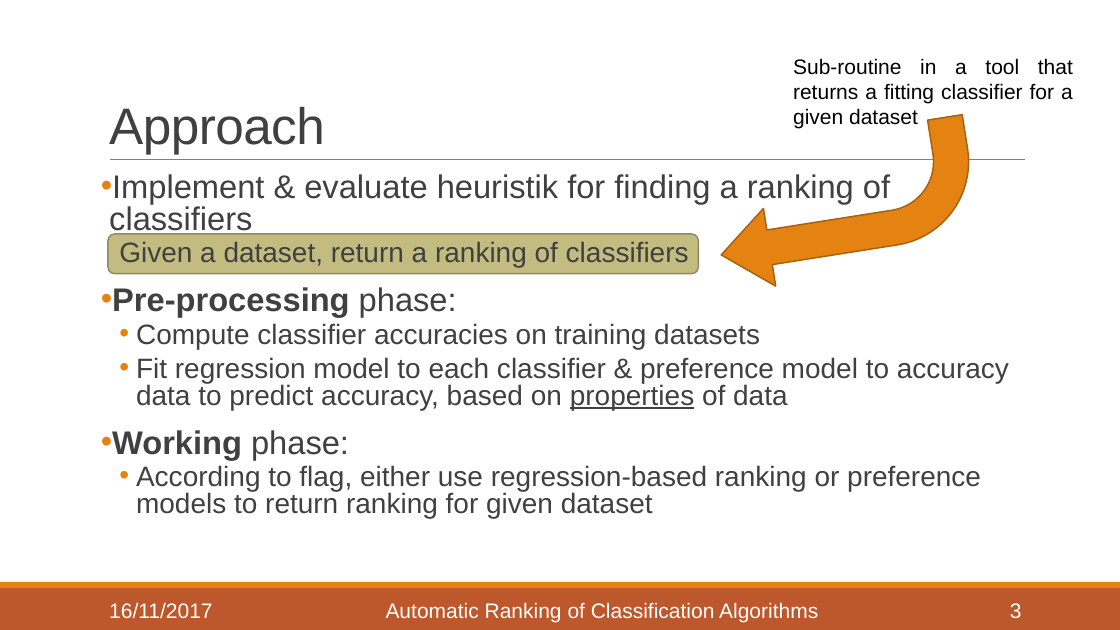
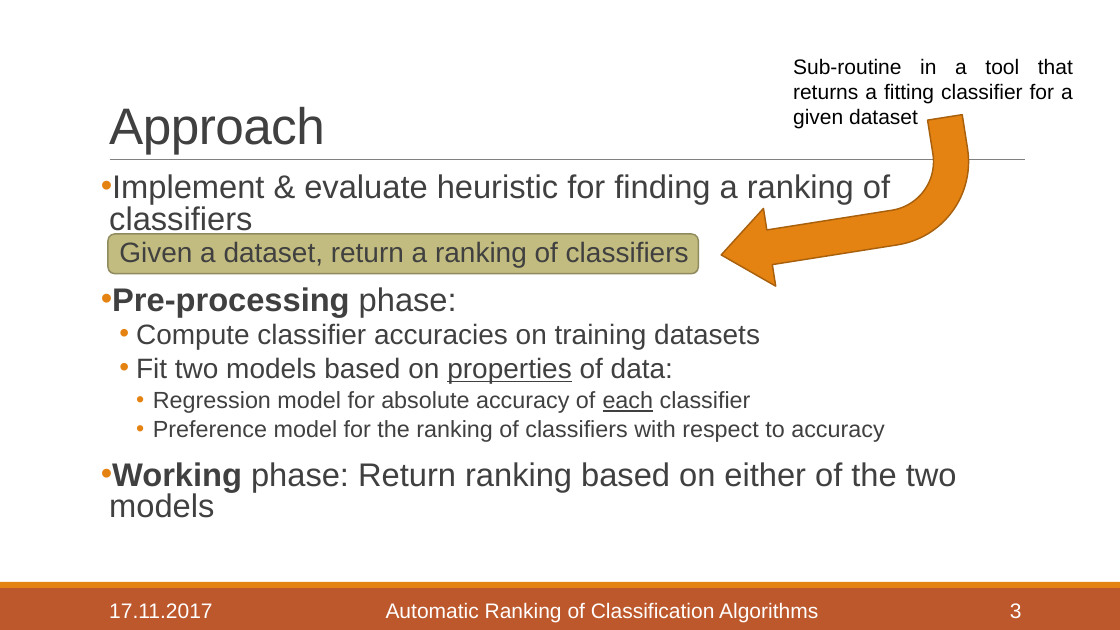
Before and after one commit to helegraf/classifier-auto-rank, a slide deck: slide 3 of Writing/Proposal/Automatic Ranking of Classification Algorithms v3.pptx. Drawn at 1120x630 pixels with LibreOffice and Linux fonts; fonts in the diff are those of the drawing. Boxes give left, top, right and bottom in pixels: in the first picture for what was removed or moved away, otherwise in the second. Text is boxed around its words. In the diff, an @@ line names an element or a change of style, - is before the commit and + after.

```diff
--- a/Writing/Proposal/Automatic Ranking of Classification Algorithms v3.pptx
+++ b/Writing/Proposal/Automatic Ranking of Classification Algorithms v3.pptx
@@ text at (x1=101, y1=174, x2=890, y2=236): text changed @@
-• Implement & evaluate heuristik for finding a ranking of classifiers
+• Implement & evaluate heuristic for finding a ranking of classifiers
@@ text at (x1=109, y1=357, x2=957, y2=518): text changed; size 24 to 20 pt @@
-  • Fit regression model to each classifier & preference model to accuracy data to predict accuracy, based on properties of data
-• Working phase:
-  • According to flag, either use regression-based ranking or preference models to return ranking for given dataset
+  • Fit two models based on properties of data:
+    • Regression model for absolute accuracy of each classifier
+    • Preference model for the ranking of classifiers with respect to accuracy
+• Working phase: Return ranking based on either of the two models
@@ text at (x1=109, y1=603, x2=213, y2=618): text changed @@
-16/11/2017
+17.11.2017
```
Also in this commit, not shown: 6 other slides changed.
